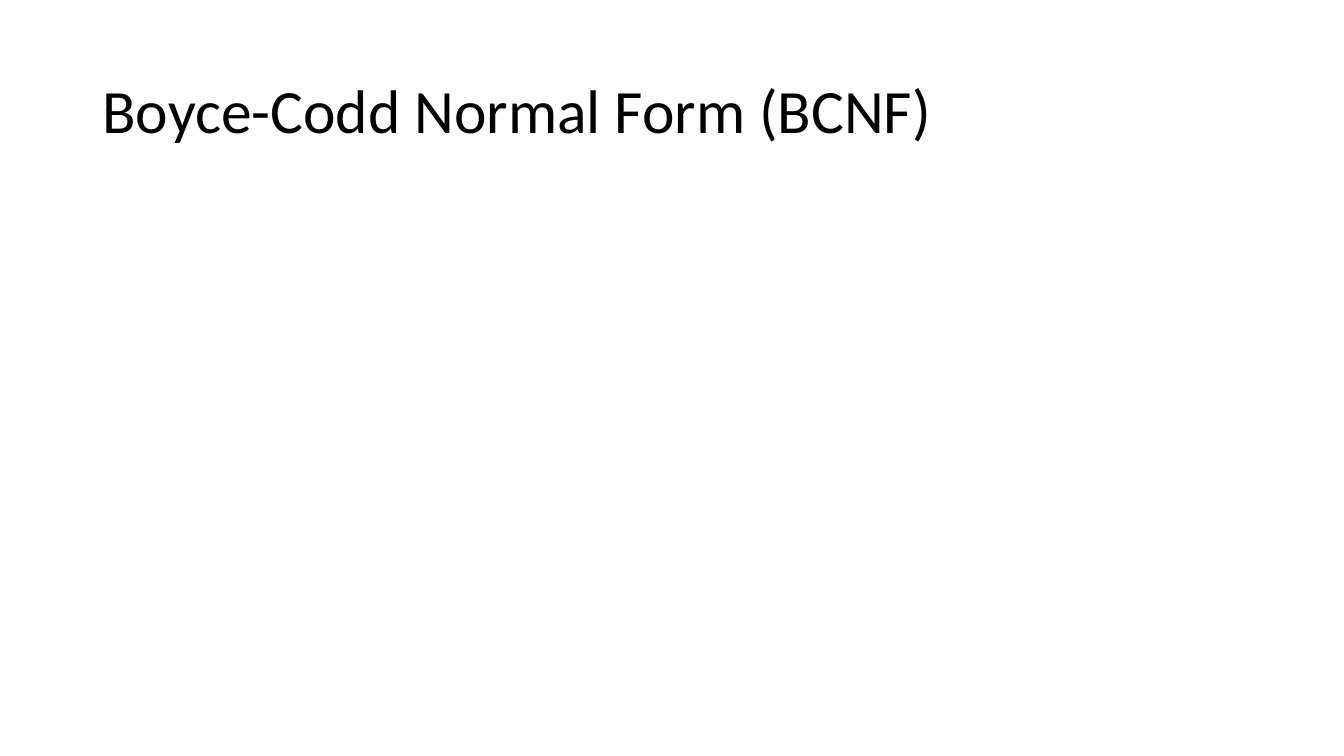
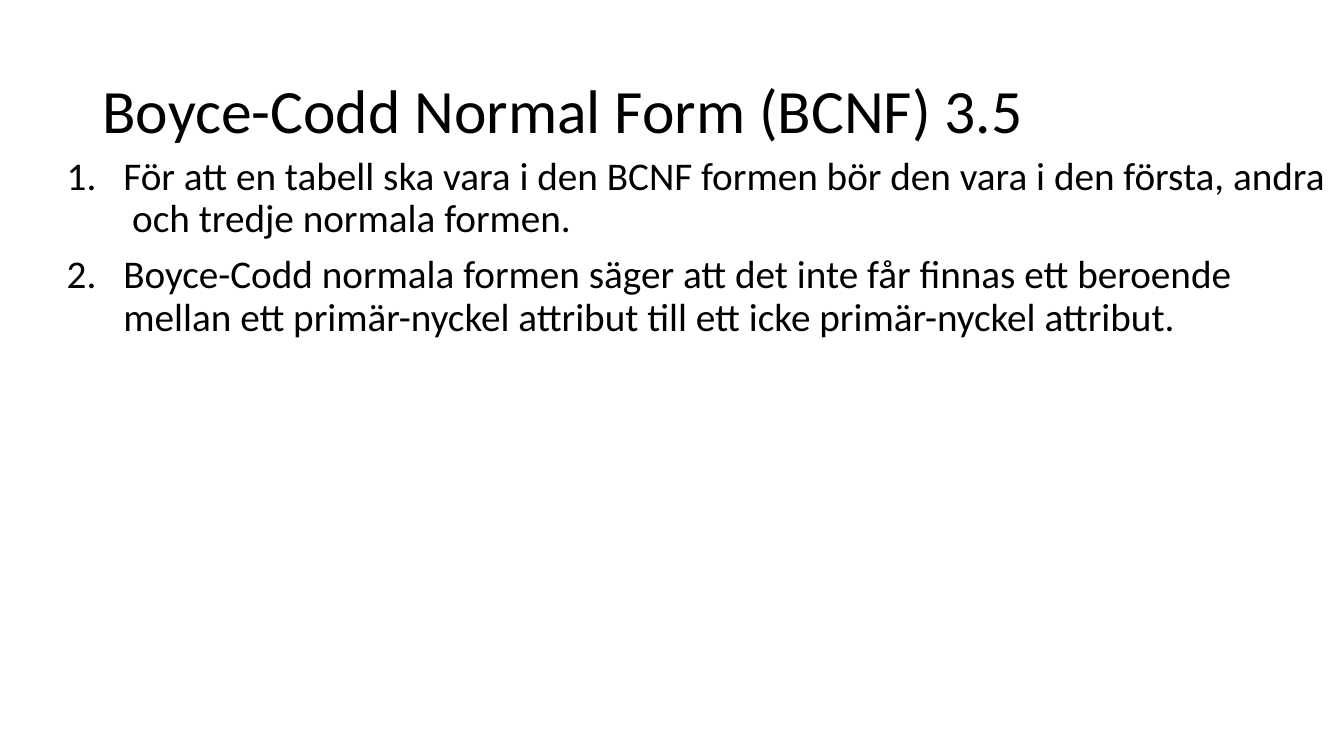
Before and after one commit to abbjetmus/FN-projekt, a slide deck: slide 18 of Relationsdatabaser.pptx (slide 17 before the commit). Drawn at 1344x756 pixels with LibreOffice and Linux fonts; fonts in the diff are those of the drawing. Boxes give left, top, right and bottom in pixels: in the first picture for what was removed or moved away, otherwise in the second. Text is boxed around its words. In the diff, an @@ line names an element or a change of style, - is before the commit and + after.

```diff
--- a/Relationsdatabaser.pptx
+++ b/Relationsdatabaser.pptx
@@ title at (x1=102, y1=88, x2=1023, y2=143): text changed @@
-Boyce-Codd Normal Form (BCNF)
+Boyce-Codd Normal Form (BCNF) 3.5
@@ text added at (x1=123, y1=162, x2=1325, y2=338), 28 pt, text #000000 @@
+1. För att en tabell ska vara i den BCNF formen bör den vara i den första, andra och tredje normala formen.
+2. Boyce-Codd normala formen säger att det inte får finnas ett beroende mellan ett primär-nyckel attribut till ett icke primär-nyckel attribut.
```
Also in this commit, not shown: 3 other slides changed, 4 slides added.
